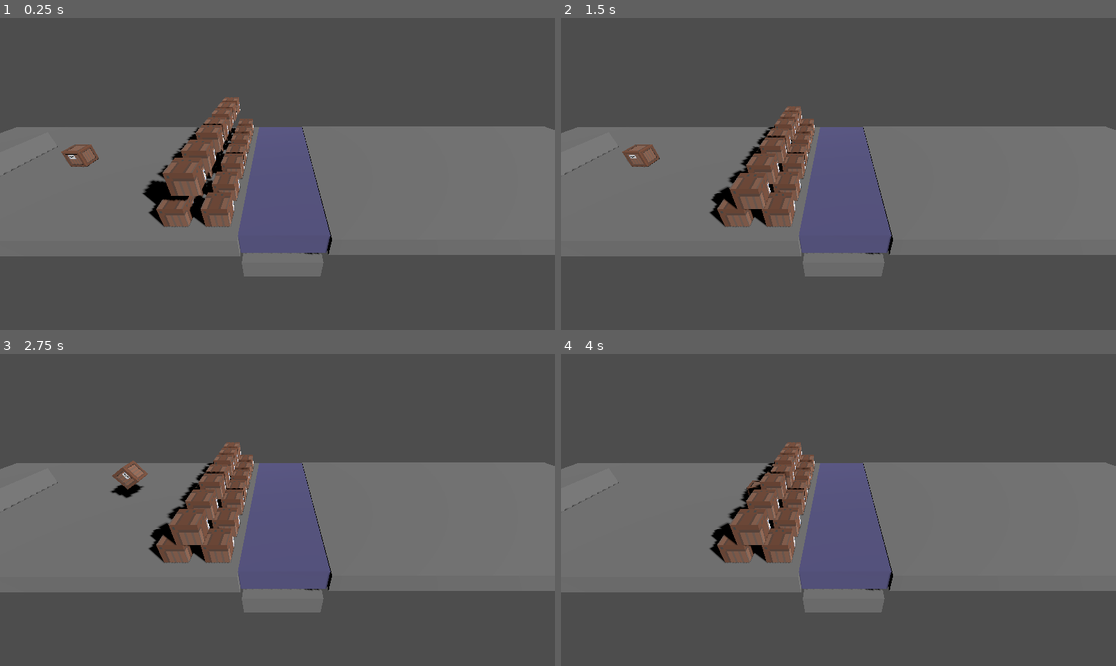
Above: before the commit, frames 1-4 (two rows, left to right).
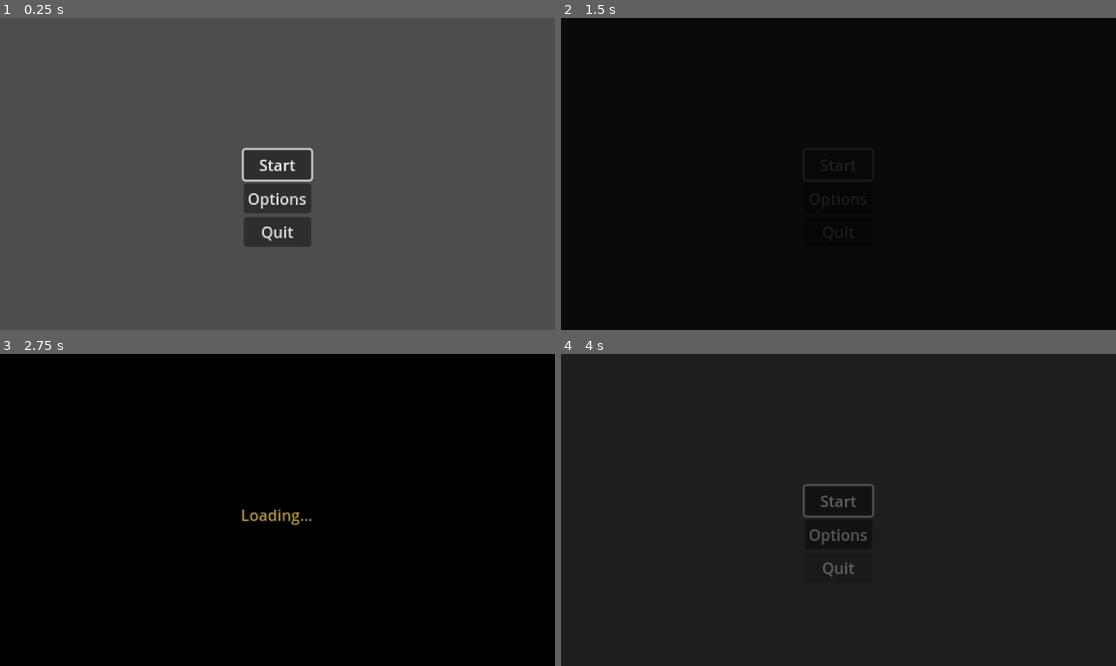
Above: after the commit, the same moments.

Repository: Torquelus/Ludum-Dare-53
Game: Godot game, scene res://scenes/menus_and_gui/main_menu.tscn
Same seed, same stepped clock (60 frames per second), same inputs: the game is played once before the commit and once after it. Before the commit the project starts from res://scenes/moveboxesonscale.tscn.
Inputs (mouse positions are in pixels of both pictures, inside the frame that each line leads up to):
- Up to frame 1 (0.25 s): no input
- Up to frame 2 (1.5 s): click (838, 164) at 0.5 s, where only the run after the commit has a clickable "Start"; click (838, 164) at 1.25 s, where only the run after the commit has a clickable "Start"
- Up to frame 3 (2.75 s): tap Enter at 2 s; hold Right (move_right) from 2.03 s (still down); hold Space (jump) from 2.03 s (still down)
- Up to frame 4 (4 s): release Right (move_right) at 2.75 s; release Space (jump) at 2.75 s; click (838, 534) at 2.75 s, where only the run after the commit has a clickable "Options"; click (838, 516) at 3.5 s, where only the run after the commit has a clickable "Return to Main Menu"

The runs differ from the first frame. In frame 1, 42% of the frame differs, in the area x 0-100%, y 25-83%; in frame 2, 100%; in frame 3, 99%; in frame 4, 100%, in the area x 0-100%, y 0-100%.

Commit message:
Added Dialogue box + small transition fix
Added Dialogue box which can be called from any Scene with Dialogue.create_dialog("TEXT").
Also made small tweaks to screen transition and pause menu for

Diff:
--- a/project.godot
+++ b/project.godot
@@ -11,7 +11,7 @@
 [application]
 
 config/name="Ludum Dare 53"
-run/main_scene="res://scenes/moveboxesonscale.tscn"
+run/main_scene="res://scenes/menus_and_gui/main_menu.tscn"
 config/features=PackedStringArray("4.0", "Forward Plus")
 config/icon="res://icon.svg"
 <<<<<<<HEADrun/main_scene="res://scenes/main_menu.tscn"
@@ -23,6 +23,7 @@
 
 SceneTransition="*res://scenes/menus_and_gui/scene_transition.tscn"
 Volume="*res://scripts/menu_and_gui/volume.gd"
+Dialogue="*res://scenes/menus_and_gui/dialogue.tscn"
 
 [input]
 
--- a/scenes/3dboxtestscene.tscn
+++ b/scenes/3dboxtestscene.tscn
@@ -1,5 +1,6 @@
-[gd_scene load_steps=10 format=3 uid="uid://qfwd00wxp2x7"]
+[gd_scene load_steps=11 format=3 uid="uid://qfwd00wxp2x7"]
 
+[ext_resource type="PackedScene" path="res://scenes/menus_and_gui/gui.tscn" id="1_fymrw"]
 [ext_resource type="PackedScene" uid="uid://0eqrmj5wilsi" path="res://scenes/player/player.tscn" id="1_kwmte"]
 [ext_resource type="Material" path="res://materials/test_material.tres" id="1_v0ncw"]
 [ext_resource type="Texture2D" uid="uid://ca5w8op6ugdrr" path="res://textures/metal_panel_transparent.png" id="2_m0gxx"]
@@ -27,6 +28,8 @@
 [node name="Camera3D" type="Camera3D" parent="."]
 transform = Transform3D(1, 0, 0, 0, 0.823513, 0.567298, 0, -0.567298, 0.823513, 0, 2.8226, 3.93983)
 current = true
+
+[node name="GUI" parent="." instance=ExtResource("1_fymrw")]
 
 [node name="CSGCombiner3D" type="CSGCombiner3D" parent="."]
 use_collision = true
--- /dev/null
+++ b/scenes/menus_and_gui/dialogue.tscn
@@ -0,0 +1,75 @@
+[gd_scene load_steps=5 format=3 uid="uid://bn87m3bgpqmkl"]
+
+[ext_resource type="Script" path="res://scripts/menu_and_gui/dialogue.gd" id="1_fwkgn"]
+
+[sub_resource type="Animation" id="Animation_e8s0e"]
+resource_name = "dialog_dissolve"
+tracks/0/type = "value"
+tracks/0/imported = false
+tracks/0/enabled = true
+tracks/0/path = NodePath("VBoxContainer:modulate")
+tracks/0/interp = 1
+tracks/0/loop_wrap = true
+tracks/0/keys = {
+"times": PackedFloat32Array(0, 0.5),
+"transitions": PackedFloat32Array(1, 1),
+"update": 0,
+"values": [Color(1, 1, 1, 0), Color(1, 1, 1, 1)]
+}
+
+[sub_resource type="Animation" id="Animation_3g7g1"]
+length = 0.001
+tracks/0/type = "value"
+tracks/0/imported = false
+tracks/0/enabled = true
+tracks/0/path = NodePath("VBoxContainer:modulate")
+tracks/0/interp = 1
+tracks/0/loop_wrap = true
+tracks/0/keys = {
+"times": PackedFloat32Array(0),
+"transitions": PackedFloat32Array(1),
+"update": 0,
+"values": [Color(1, 1, 1, 0)]
+}
+
+[sub_resource type="AnimationLibrary" id="AnimationLibrary_d4cbc"]
+_data = {
+"RESET": SubResource("Animation_3g7g1"),
+"dialog_dissolve": SubResource("Animation_e8s0e")
+}
+
+[node name="dialogue" type="Node"]
+script = ExtResource("1_fwkgn")
+
+[node name="VBoxContainer" type="VBoxContainer" parent="."]
+visible = false
+modulate = Color(1, 1, 1, 0)
+anchors_preset = 7
+anchor_left = 0.5
+anchor_top = 1.0
+anchor_right = 0.5
+anchor_bottom = 1.0
+offset_left = -339.0
+offset_top = -191.0
+offset_right = 351.0
+offset_bottom = -47.0
+grow_horizontal = 2
+grow_vertical = 0
+alignment = 1
+
+[node name="Label" type="Label" parent="VBoxContainer"]
+layout_mode = 2
+autowrap_mode = 2
+
+[node name="ColorRect" type="ColorRect" parent="VBoxContainer/Label"]
+layout_mode = 2
+offset_left = -10.0
+offset_top = -20.0
+offset_right = 690.0
+offset_bottom = 130.0
+color = Color(0.243137, 0.192157, 0.0705882, 0.258824)
+
+[node name="AnimationPlayer" type="AnimationPlayer" parent="."]
+libraries = {
+"": SubResource("AnimationLibrary_d4cbc")
+}
--- a/scenes/menus_and_gui/gui.tscn
+++ b/scenes/menus_and_gui/gui.tscn
@@ -1,10 +1,13 @@
-[gd_scene load_steps=3 format=3 uid="uid://b646c8cukpk1a"]
+[gd_scene load_steps=4 format=3]
 
 [ext_resource type="PackedScene" uid="uid://dvau0oxyi2hjw" path="res://scenes/menus_and_gui/pause_menu.tscn" id="1_jusku"]
 [ext_resource type="Script" path="res://scripts/menu_and_gui/gui.gd" id="1_k0n63"]
+[ext_resource type="PackedScene" uid="uid://cmdaax2v3kvqk" path="res://scenes/menus_and_gui/dialogue.tscn" id="2_8p5cs"]
 
 [node name="GUI" type="CanvasLayer"]
 script = ExtResource("1_k0n63")
 
+[node name="dialogue" parent="." instance=ExtResource("2_8p5cs")]
+
 [node name="PauseMenu" parent="." instance=ExtResource("1_jusku")]
 visible = false
--- /dev/null
+++ b/scripts/menu_and_gui/dialogue.gd
@@ -0,0 +1,45 @@
+class_name DialogueClass
+## Class description: Creates Dialogue to appear, letter after letter via printText function
+extends Node
+
+var dialog_visible = false
+var dialog_character_delay = 0.005
+var dialog_fadeout_delay = 0.2
+
+#func _ready():
+	#show basic controls, use \n to force newline
+	#textToAdd = "Narrator: To move around, use WASD or the Arrow Keys. You can also use SPACE to jump."
+func create_dialog(textToAdd):
+	print_text(textToAdd)
+	dialog_visible = true
+	set_dialog_visibility(true)
+
+func print_text(dialog_text):
+
+	#create a timer to print text like a typewriter
+	var t = Timer.new()
+	t.set_wait_time(dialog_character_delay)
+	t.set_one_shot(true)
+	self.add_child(t)
+
+	$AnimationPlayer.play("dialog_dissolve")
+	await $AnimationPlayer.animation_finished
+
+#print text one after the other
+	for letter in dialog_text:
+		t.start()
+		$VBoxContainer/Label.text = $VBoxContainer/Label.text + letter
+		await t.timeout
+
+	#delay before turning off dialog box
+	t.set_wait_time(len(dialog_text)*dialog_fadeout_delay)
+	t.set_one_shot(true)
+	t.start()
+	await t.timeout
+	$AnimationPlayer.play_backwards('dialog_dissolve')
+	await $AnimationPlayer.animation_finished
+	set_dialog_visibility(false)
+	$VBoxContainer/Label.text = ""
+
+func set_dialog_visibility(visible):
+	$VBoxContainer.visible = visible
--- a/scripts/menu_and_gui/gui.gd
+++ b/scripts/menu_and_gui/gui.gd
@@ -1,2 +1,6 @@
+class_name GUIClass
+## Class description: Parent Scene of Pause and Hud, for dialogue too
 extends CanvasLayer
 pass
+
+#work on dialogue boxes, and sounds with volume
--- a/scripts/menu_and_gui/pause_menu.gd
+++ b/scripts/menu_and_gui/pause_menu.gd
@@ -15,9 +15,6 @@
 		self.is_paused = !is_paused
 		visible = is_paused
 
-func _process(delta):
-	if Input.is_action_pressed("Pause"):
-		visible = not visible
 
 func _on_resumebutton_pressed():
 	self.is_paused = false
--- a/scripts/menu_and_gui/scene_transition.gd
+++ b/scripts/menu_and_gui/scene_transition.gd
@@ -17,7 +17,7 @@
 	$AnimationPlayer.play("dissolve")
 	await $AnimationPlayer.animation_finished
 	get_tree().change_scene_to_file(target)
-	$AnimationPlayer.play_backwards('dissolve')
+	$AnimationPlayer.play_backwards('dissolve_fast')
 
 #main menu to options and vice versa
 func transition_dissolve_fast(target: String) -> void:
